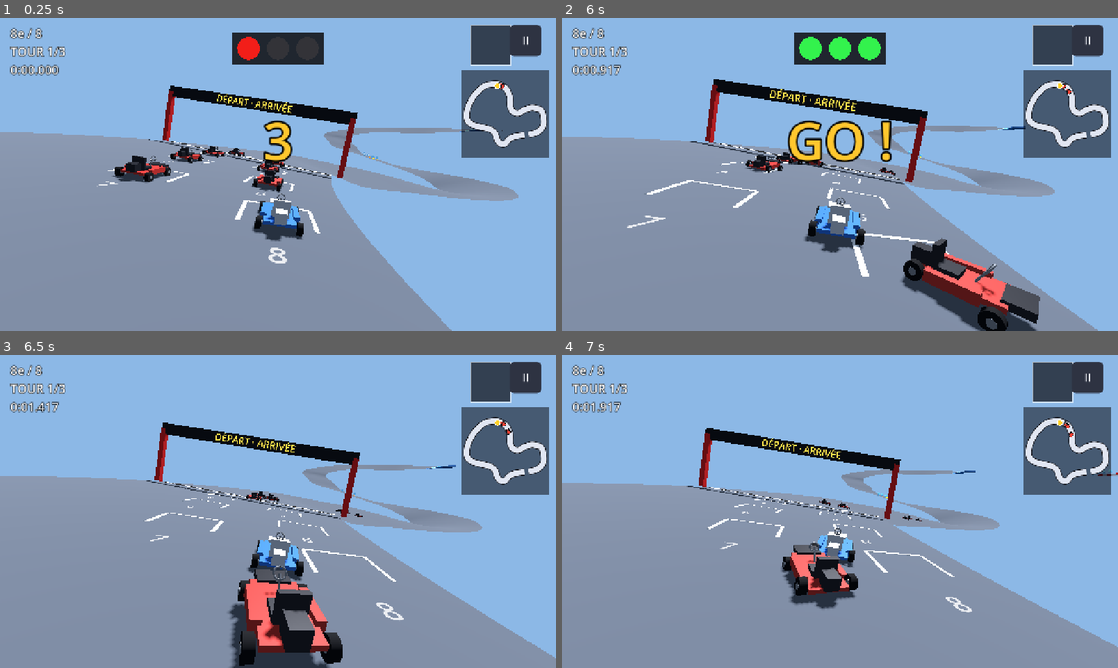
Above: before the commit, frames 1-4 (two rows, left to right).
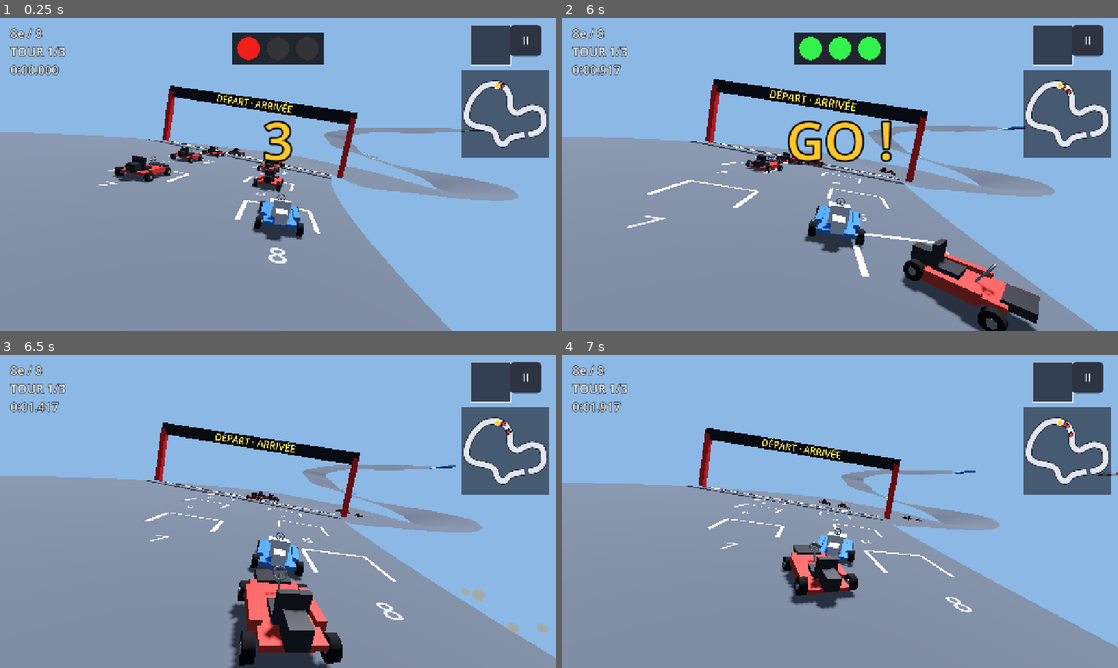
Above: after the commit, the same moments.

Repository: Ajustor/superKart
Game: Godot game, scene res://scenes/race.tscn
The game is run twice, just before and just after one commit, with the same random seed, the same clock (stepped at 60 frames per second) and the same inputs. This scene is started directly instead of the project's main scene.
Inputs (mouse positions are in pixels of both pictures, inside the frame that each line leads up to):
- Up to frame 1 (0.25 s): no input
- Up to frame 2 (6 s): tap Enter at 0.5 s; move the mouse to (812, 237) at 0.52 s; hold Right (steer_right) 0.53-1.25 s; hold Space (drift) 0.53-1.25 s; click (812, 237) at 0.67 s; click "II" at 1.25 s; click "Recommencer" at 2 s; drag from (1006, 221) to (812, 237) at 2.77 s; tap Space (drift) at 3.5 s; move the mouse to (673, 127) at 3.52 s; hold Left (steer_left) 3.53-4.25 s; tap Ctrl (use_item) at 3.6 s; drag from (867, 174) to (673, 127) at 4.27 s; move the mouse to (756, 96) at 5.02 s; hold Down (brake) 5.03-5.75 s; tap Alt at 5.1 s; drag from (962, 158) to (756, 96) at 5.77 s
- Up to frame 3 (6.5 s): no input
- Up to frame 4 (7 s): move the mouse to (728, 527) at 6.52 s; hold Right (steer_right) from 6.53 s (still down); hold Up (throttle) from 6.53 s (still down); click (728, 527) at 6.67 s

Frames 1-2 are identical in both runs. In frame 3, 0.2% of the frame differs, in the area x 83-99%, y 74-89%; in frame 4, nothing differs.

Commit message:
Retours visuels : turbo, chocs, hors-piste
- Pendant un turbo, le champ de vision s'ouvre de 8° et des traits de
  vitesse défilent sur les bords de l'écran.
- La caméra tremble aux chocs (murs, karts, objets) et à l'atterrissage
  d'un vrai saut ; mesuré sur la perte de vitesse d'une image à l'autre,
  freiner n'en déclenche pas.
- De la poussière sous les roues hors piste.

Co-Authored-By: Claude Opus 5.5 <noreply@anthropic.com>
Claude-Session: https://claude.ai/code/session_01MSZmi6hTcr7pxStusqEuw9

Diff:
--- a/scripts/camera/chase_camera.gd
+++ b/scripts/camera/chase_camera.gd
@@ -13,8 +13,23 @@
 @export var drift_roll_deg: float = 6.0
 @export var roll_stiffness: float = 6.0
 
+## Degrés de champ en plus pendant un turbo : la route s'étire, on sent la
+## poussée même quand la vitesse de pointe est déjà atteinte.
+@export var fov_turbo: float = 8.0
+## Une perte de vitesse plus brutale que ça en une image est un choc : mur,
+## autre kart, objet. Freiner à fond n'en retire que 0,4 m/s.
+const CHOC_MIN := 1.5
+const SECOUSSE_PAR_MS := 0.035
+const SECOUSSE_MAX := 0.45
+const AMORTI_SECOUSSE := 9.0
+
 var _kart: Kart
 var _roll: float = 0.0
+var _fov_turbo: float = 0.0
+var _vitesse_avant: float = 0.0
+var _en_l_air: bool = false
+## Amplitude de la secousse, en mètres ; retombe d'elle-même.
+var secousse: float = 0.0
 
 ## Faux jusqu'à la première image : la caméra se pose alors directement derrière
 ## le kart. Sans ça elle partait de l'origine du monde et traversait le décor
@@ -48,7 +63,11 @@
 	var plafond_turbo: float = multiplicateurs[multiplicateurs.size() - 1] if not multiplicateurs.is_empty() else 1.0
 	var ceiling := _kart.stats.max_speed * plafond_turbo
 	var ratio := clampf(motor.speed / ceiling, 0.0, 1.0)
-	fov = lerpf(fov_min, fov_max, ratio)
+	var turbo := 1.0 if motor.boost_timer > 0.0 else 0.0
+	_fov_turbo = lerpf(_fov_turbo, turbo, 1.0 - exp(-8.0 * delta))
+	fov = lerpf(fov_min, fov_max, ratio) + fov_turbo * _fov_turbo
+
+	_secouer(motor, delta)
 
 	# Léger roulis dans la glisse, qui accentue la lecture du dérapage.
 	# Le roulis est suivi à part : look_at() vient de réécrire la base, donc
@@ -58,3 +77,21 @@
 		target_roll = deg_to_rad(drift_roll_deg) * float(motor.drift_dir)
 	_roll = lerpf(_roll, target_roll, 1.0 - exp(-roll_stiffness * delta))
 	rotation.z = _roll
+
+
+## Une secousse à chaque choc, et à l'atterrissage d'un vrai saut. Mesurée
+## sur ce que le kart perd de vitesse d'une image à l'autre : pas besoin que
+## chaque source de choc prévienne la caméra.
+func _secouer(motor: KartMotor, delta: float) -> void:
+	var chute := _vitesse_avant - motor.speed
+	_vitesse_avant = motor.speed
+	if chute > CHOC_MIN:
+		secousse = minf(secousse + chute * SECOUSSE_PAR_MS, SECOUSSE_MAX)
+	if _en_l_air and _kart.au_sol:
+		secousse = minf(secousse + 0.12, SECOUSSE_MAX)
+	_en_l_air = _kart.en_saut and not _kart.au_sol
+	secousse *= exp(-AMORTI_SECOUSSE * delta)
+	# Par le décalage de l'objectif et non la position : le suivi à ressort
+	# repartirait sinon de la position secouée, et la secousse traînerait.
+	h_offset = randf_range(-1.0, 1.0) * secousse if secousse > 0.005 else 0.0
+	v_offset = randf_range(-1.0, 1.0) * secousse if secousse > 0.005 else 0.0
--- a/scripts/kart/kart_visuals.gd
+++ b/scripts/kart/kart_visuals.gd
@@ -28,6 +28,7 @@
 ## Le tonneau d'une figure, de 0 à 1 ; négatif hors figure.
 var _figure: float = -1.0
 const DUREE_FIGURE := 0.45
+var _poussiere: CPUParticles3D
 
 
 func _ready() -> void:
@@ -47,12 +48,16 @@
 	_sparks.material_override = _spark_material
 	_sparks.emitting = false
 	_kart.figure.connect(func() -> void: _figure = 0.0)
+	_poussiere = _creer_poussiere()
+	add_child(_poussiere)
 
 
 func _process(delta: float) -> void:
 	var motor := _kart.motor
 	_update_lean(motor, delta)
 	_update_sparks(motor)
+	# De la poussière sous les roues hors piste : on sent qu'on y perd.
+	_poussiere.emitting = motor.on_offroad and _kart.au_sol and absf(motor.speed) > 5.0
 
 
 func _update_lean(motor: KartMotor, delta: float) -> void:
@@ -89,3 +94,37 @@
 	var color: Color = TIER_COLORS[mini(tier, TIER_COLORS.size()) - 1]
 	if _spark_material.albedo_color != color:
 		_spark_material.albedo_color = color
+
+
+## Peu de particules, calculées par le processeur : quelques nuages beiges
+## qui montent et s'étalent derrière le kart. Assez pour se voir, pas assez
+## pour peser sur un téléphone.
+func _creer_poussiere() -> CPUParticles3D:
+	var p := CPUParticles3D.new()
+	p.emitting = false
+	p.amount = 18
+	p.lifetime = 0.6
+	p.position = Vector3(0.0, 0.15, 0.8)
+	p.direction = Vector3(0.0, 1.0, 1.0)
+	p.spread = 35.0
+	p.initial_velocity_min = 1.5
+	p.initial_velocity_max = 3.0
+	p.gravity = Vector3(0.0, -2.0, 0.0)
+	p.scale_amount_min = 0.35
+	p.scale_amount_max = 0.7
+	var courbe := Curve.new()
+	courbe.add_point(Vector2(0.0, 0.6))
+	courbe.add_point(Vector2(1.0, 1.4))
+	p.scale_amount_curve = courbe
+	var forme := SphereMesh.new()
+	forme.radius = 0.25
+	forme.height = 0.5
+	forme.radial_segments = 6
+	forme.rings = 3
+	var matiere := StandardMaterial3D.new()
+	matiere.albedo_color = Color(0.72, 0.62, 0.45, 0.55)
+	matiere.transparency = BaseMaterial3D.TRANSPARENCY_ALPHA
+	matiere.shading_mode = BaseMaterial3D.SHADING_MODE_UNSHADED
+	forme.material = matiere
+	p.mesh = forme
+	return p
--- a/scripts/ui/race_hud.gd
+++ b/scripts/ui/race_hud.gd
@@ -126,6 +126,7 @@
 func _draw() -> void:
 	if _session == null or _session.entries.is_empty():
 		return
+	_dessiner_vitesse()
 	_dessiner_objet()
 	_dessiner_feux()
 
@@ -168,3 +169,24 @@
 	for i in 3:
 		var c := centre + Vector2((i - 1) * ecart, 0)
 		draw_circle(c, RAYON_FEU, couleur if i < allumes else Color(0.2, 0.2, 0.22))
+
+
+## Des traits de vitesse sur les bords de l'écran pendant un turbo : ils
+## pointent vers le centre, là où va le kart, et se redistribuent à chaque
+## image, ce qui les fait défiler. Le centre reste libre : on y regarde la route.
+const TRAITS_DE_VITESSE := 26
+
+func _dessiner_vitesse() -> void:
+	var moteur := _session.entries[0].kart.motor
+	if moteur.boost_timer <= 0.0:
+		return
+	var force := clampf(moteur.boost_timer / 0.4, 0.0, 1.0)
+	var centre := size * 0.5
+	var rayon := centre.length()
+	for i in TRAITS_DE_VITESSE:
+		var angle := randf() * TAU
+		var dir := Vector2(cos(angle), sin(angle))
+		var debut := randf_range(0.62, 0.85) * rayon
+		var longueur := randf_range(0.08, 0.16) * rayon
+		draw_line(centre + dir * debut, centre + dir * (debut + longueur),
+			Color(1, 1, 1, 0.35 * force), randf_range(2.0, 4.0))
